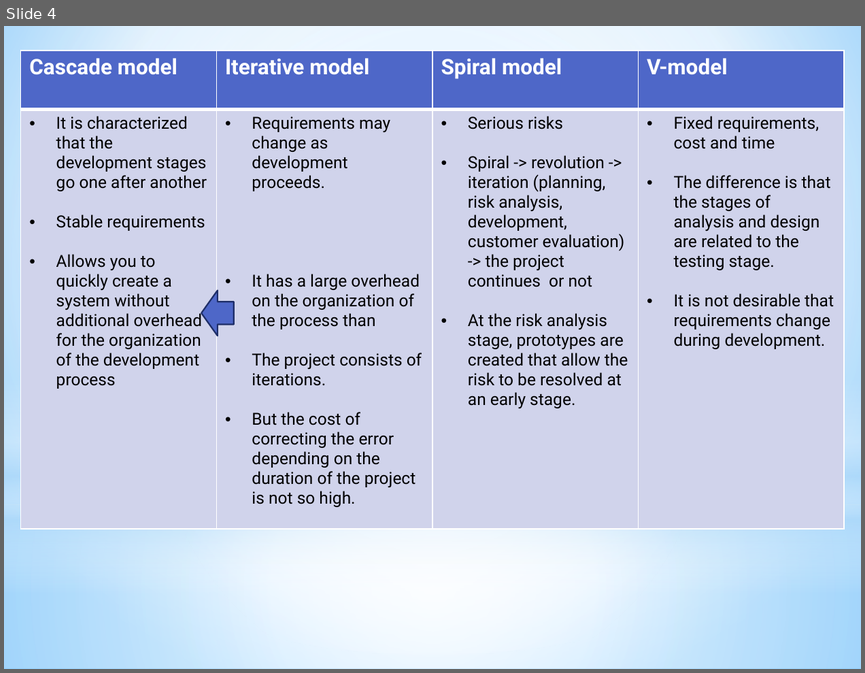
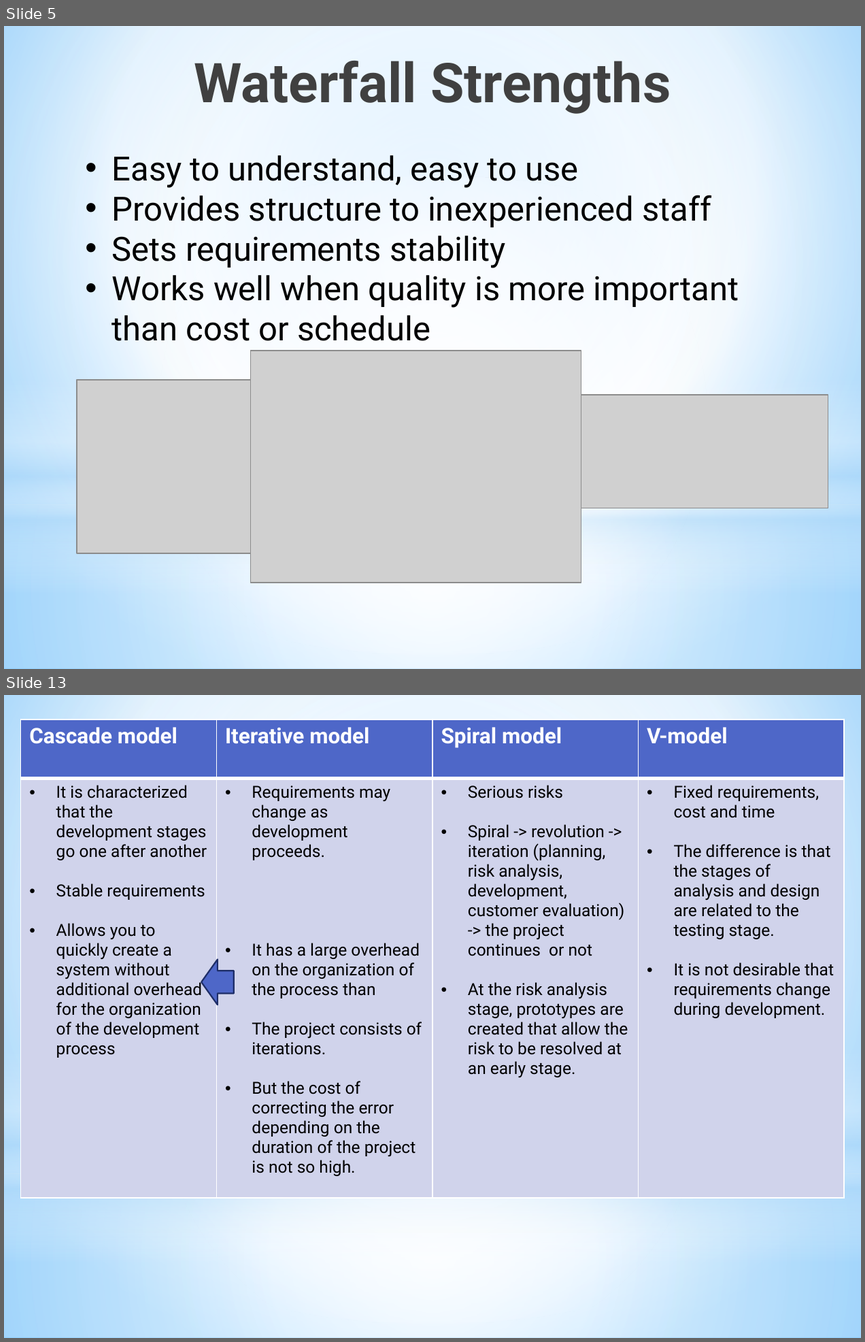
Before and after one commit to Olga-Ryma/HomeWorkTesting, a slide deck: Methodologies_Olga_Rymarchuk.pptx. Shown one above the other, each under a label of ours: slide 4 before the commit, slides 5 and 13 after it; the slides between them are not shown. The pictures are 865x673 and 865x1342 pixels, drawn with LibreOffice and Linux fonts; fonts in the diff are those of the drawing; grey boxes stand for pictures. Boxes give left, top, right and bottom in pixels: in the first picture for what was removed or moved away, otherwise in the second. Text is boxed around its words. In the diff, an @@ line names an element or a change of style, - is before the commit and + after.

Commit message:
Update Methodologies_Olga_Rymarchuk.pptx
added  list pluses and minuses  for every methodology
added content pictures

```diff
--- a/Methodologies_Olga_Rymarchuk.pptx
+++ b/Methodologies_Olga_Rymarchuk.pptx
@@ slide 5 added at (x1=4, y1=26, x2=861, y2=669), background gradient #9ED5FF to #FFFFFF to #5BB9FF; not listed: 4 template elements that a slide beside it also shows @@
@@ title added at (x1=194, y1=61, x2=670, y2=114), 46 pt, text gradient #000000 to #404040 to #212745, bold @@
+Waterfall Strengths
@@ text added at (x1=112, y1=155, x2=739, y2=341), 28 pt, text #000000 @@
+• Easy to understand, easy to use
+• Provides structure to inexperienced staff
+• Sets requirements stability
+• Works well when quality is more important than cost or schedule
@@ picture added at (x1=251, y1=351, x2=581, y2=583) @@
@@ picture added at (x1=77, y1=380, x2=251, y2=554) @@
@@ picture added at (x1=581, y1=395, x2=828, y2=507) @@
@@ what was slide 4 is now slide 13 @@
```
Also in this commit, not shown: 3 slides changed, 8 other slides added.
